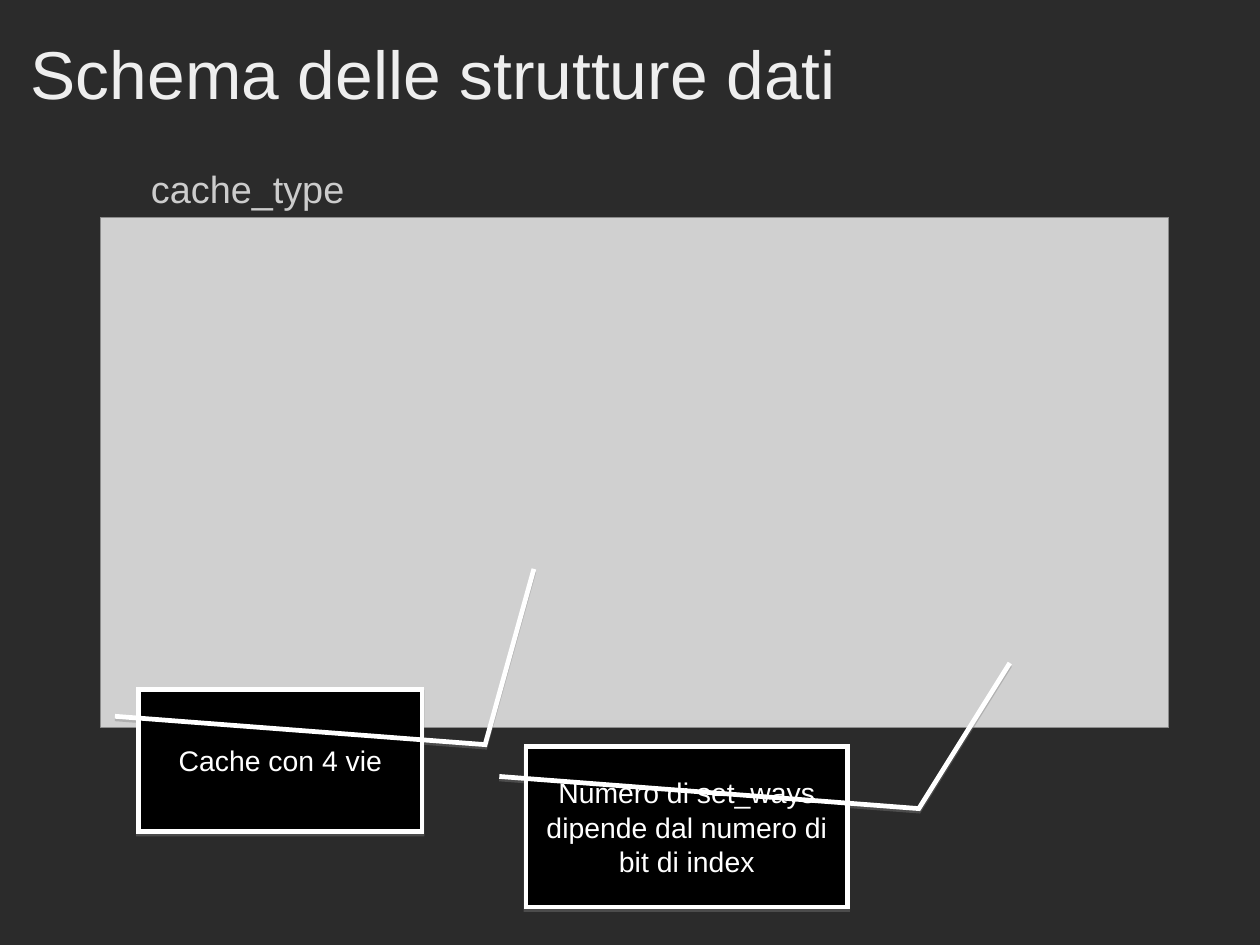
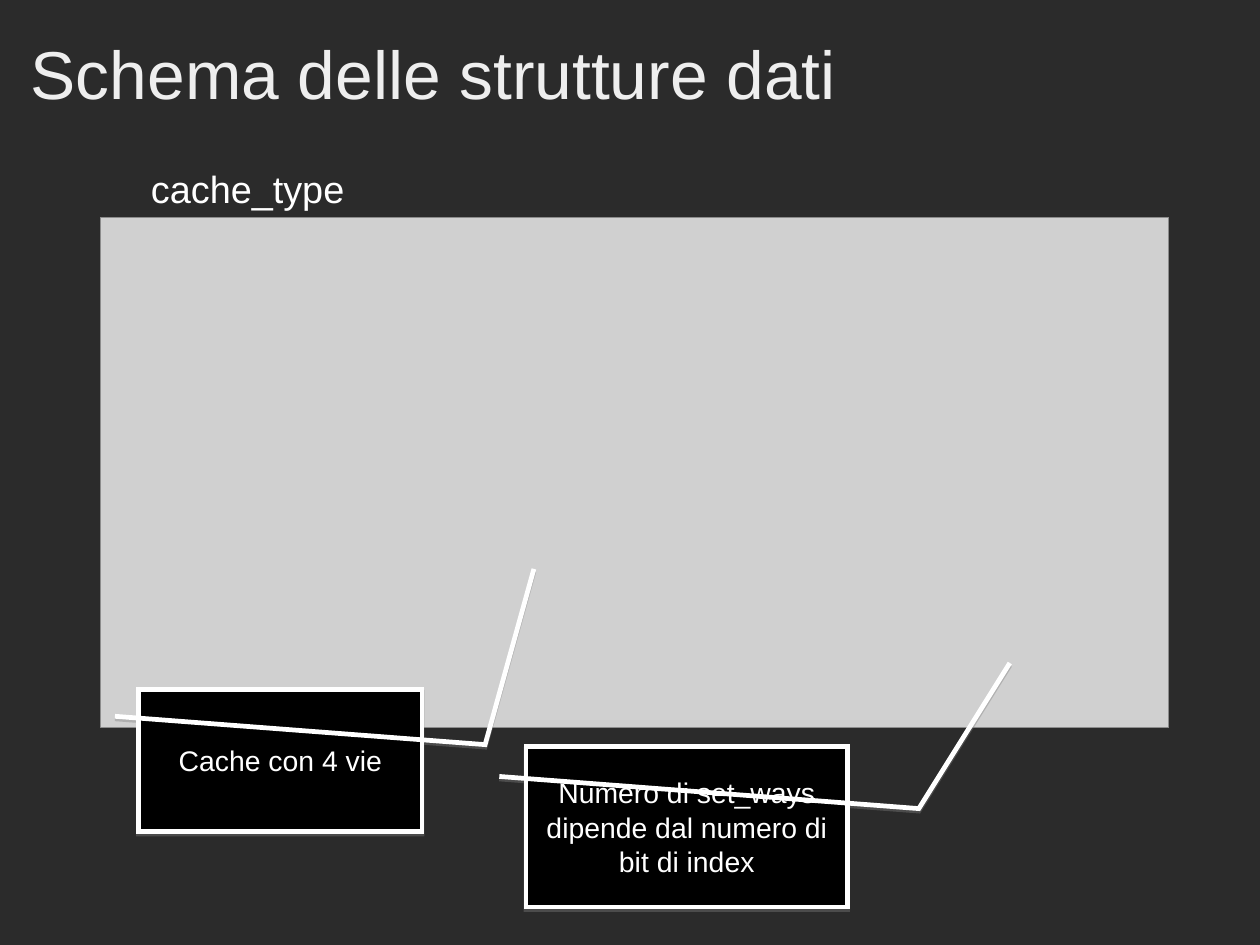
Before and after one commit to Muffo/dlxcache, a slide deck: slide 6 of Presentazione_Progetto_Cache.ppt. Drawn at 1260x945 pixels with LibreOffice and Linux fonts; fonts in the diff are those of the drawing; grey boxes stand for pictures; background and template pictures are left out; a plain dark background stands for a picture behind light text. Boxes give left, top, right and bottom in pixels: in the first picture for what was removed or moved away, otherwise in the second. Text is boxed around its words. In the diff, an @@ line names an element or a change of style, - is before the commit and + after.

```diff
--- a/Presentazione_Progetto_Cache.ppt
+++ b/Presentazione_Progetto_Cache.ppt
@@ text "cache_type" at (x1=151, y1=175, x2=344, y2=210): text colour #CCCCCC to #FFFFFF @@
```
Also in this commit, not shown: 14 other slides changed, 6 other files.
